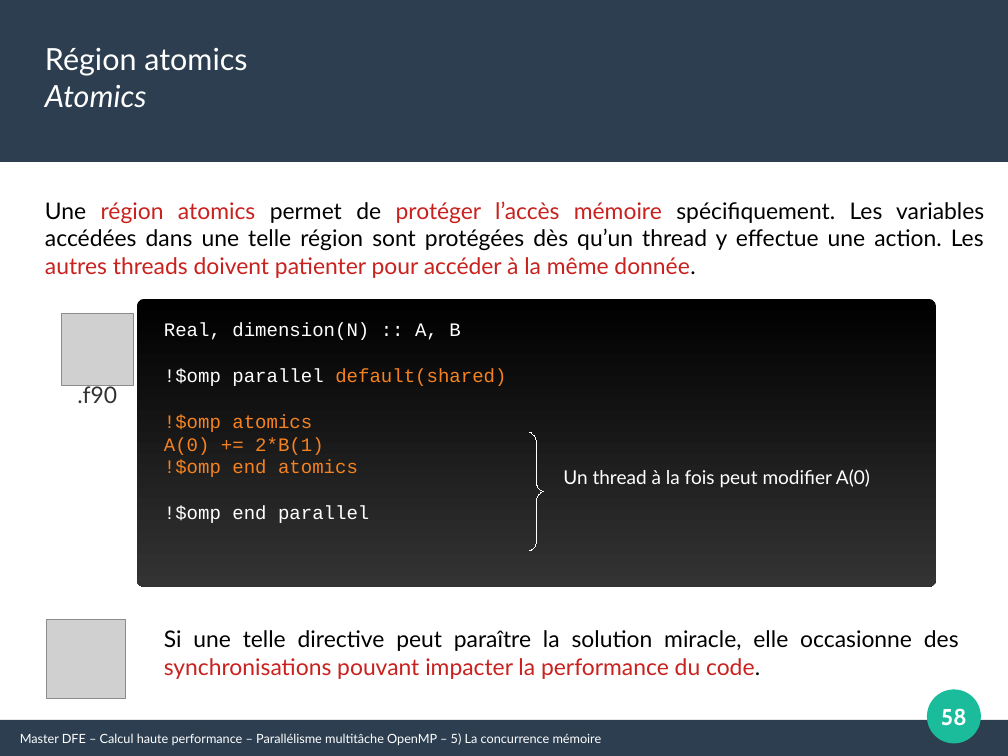
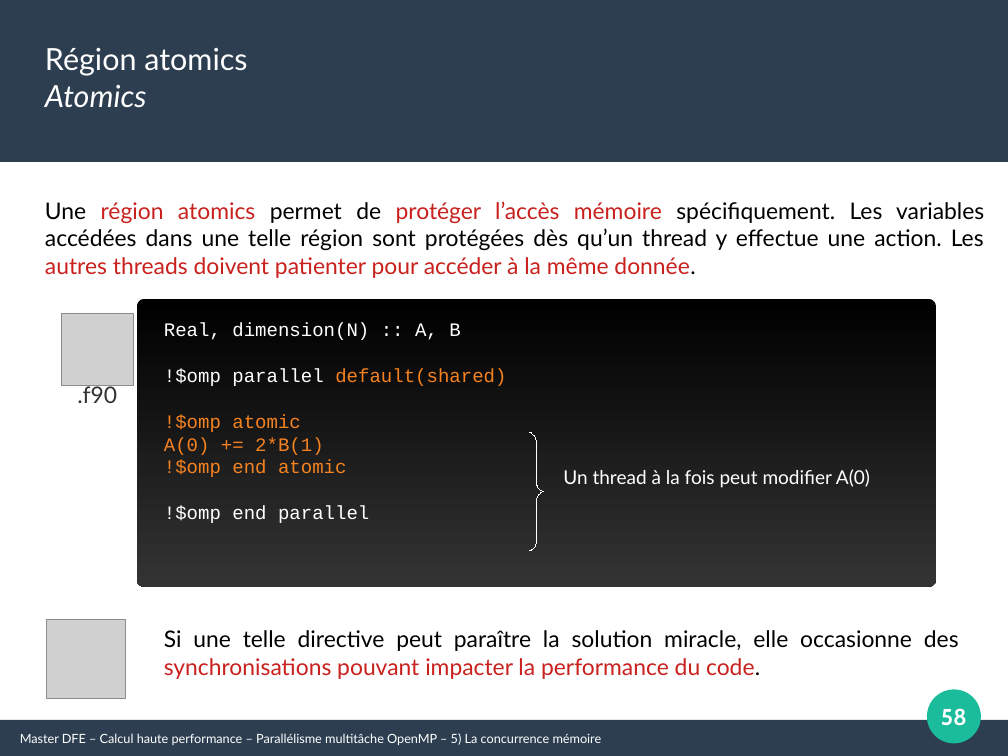
Before and after one commit to Maison-de-la-Simulation/HPC-DFE-Paris-Saclay, a slide deck: slide 58 of support/OpenMP.odp. Drawn at 1008x756 pixels with LibreOffice and Linux fonts; fonts in the diff are those of the drawing; grey boxes stand for pictures. Boxes give left, top, right and bottom in pixels: in the first picture for what was removed or moved away, otherwise in the second. Text is boxed around its words. In the diff, an @@ line names an element or a change of style, - is before the commit and + after.

```diff
--- a/support/OpenMP.odp
+++ b/support/OpenMP.odp
@@ text at (x1=164, y1=414, x2=301, y2=432): text changed @@
-!$omp atomics
+!$omp atomic
@@ text at (x1=164, y1=460, x2=347, y2=477): text changed @@
-!$omp end atomics
+!$omp end atomic
```
Also in this commit, not shown: 7 other slides changed, 5 slides added, 2 other files.
